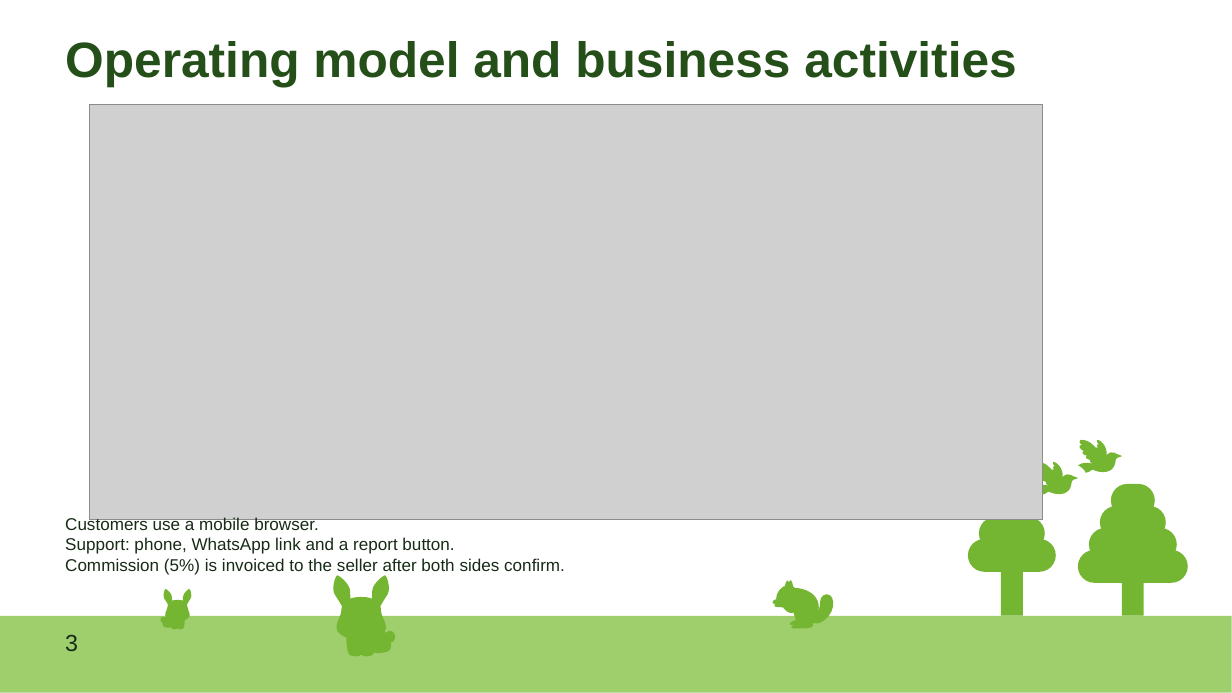
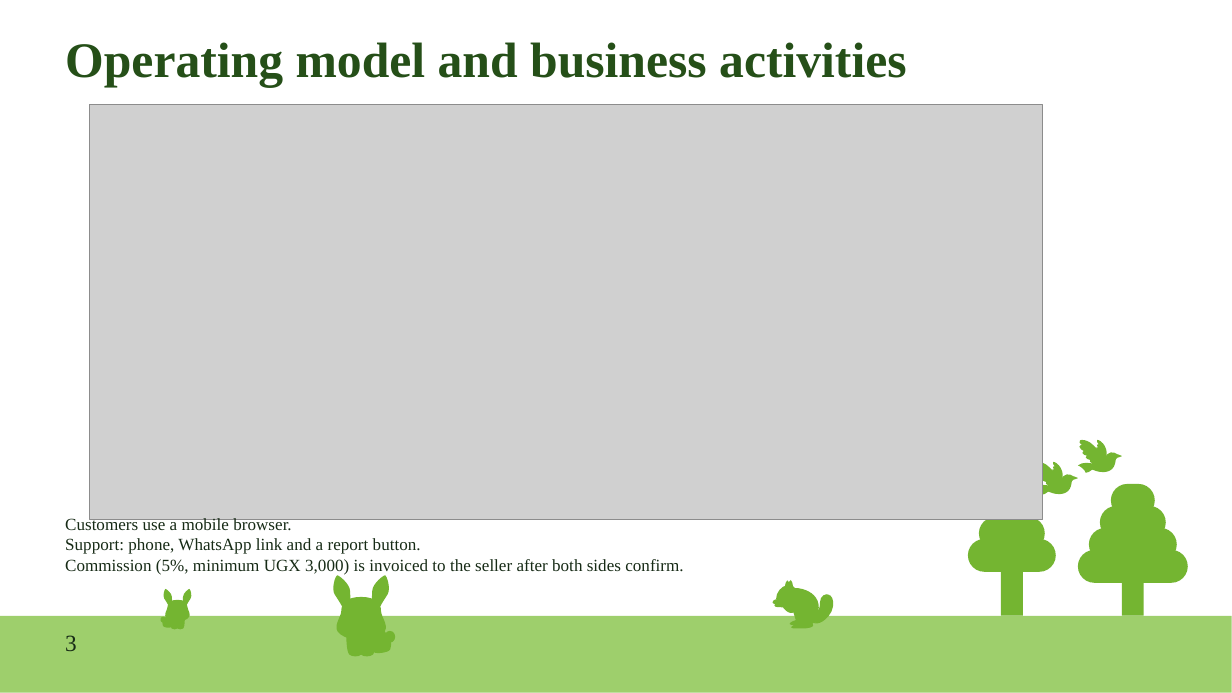
Before and after one commit to ejr-arch/jengaConnect, a slide deck: slide 3 of docs/week3/IST2106_Group06_Phase3_JengaConnect_Venture_Plan.pptx. Drawn at 1232x693 pixels with LibreOffice and Linux fonts; fonts in the diff are those of the drawing; grey boxes stand for pictures. Boxes give left, top, right and bottom in pixels: in the first picture for what was removed or moved away, otherwise in the second. Text is boxed around its words. In the diff, an @@ line names an element or a change of style, - is before the commit and + after.

```diff
--- a/docs/week3/IST2106_Group06_Phase3_JengaConnect_Venture_Plan.pptx
+++ b/docs/week3/IST2106_Group06_Phase3_JengaConnect_Venture_Plan.pptx
@@ text "Operating model and business activities" at (65,42,906,87): font Arial to Times New Roman @@
@@ text at (65,516,421,554): font Arial to Times New Roman in "Customers use a mobile browser.", "Support: phone, WhatsApp link and a report ..." @@
@@ text at (65,559,683,575): text changed; font Arial to Times New Roman @@
-Commission (5%) is invoiced to the seller after both sides confirm.
+Commission (5%, minimum UGX 3,000) is invoiced to the seller after both sides confirm.
@@ text "3" at (65,635,77,651): font Arial to Times New Roman @@
```
Also in this commit, not shown: 8 other slides changed, 1 slide added, 1 slide removed, 17 other files.
